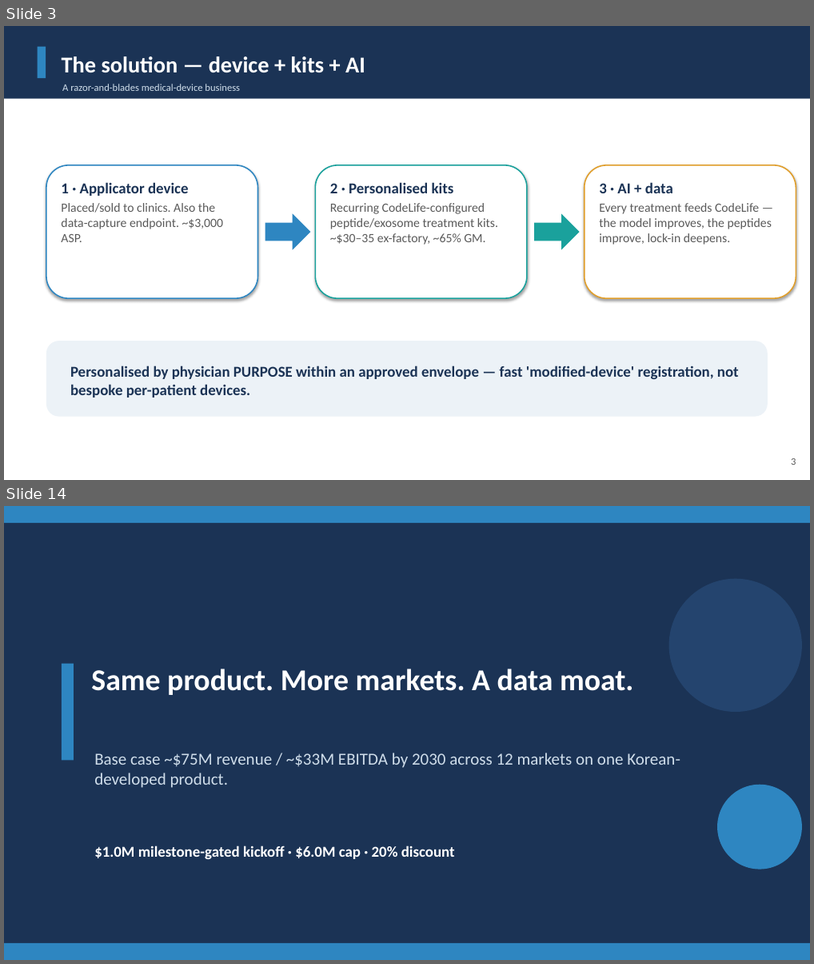
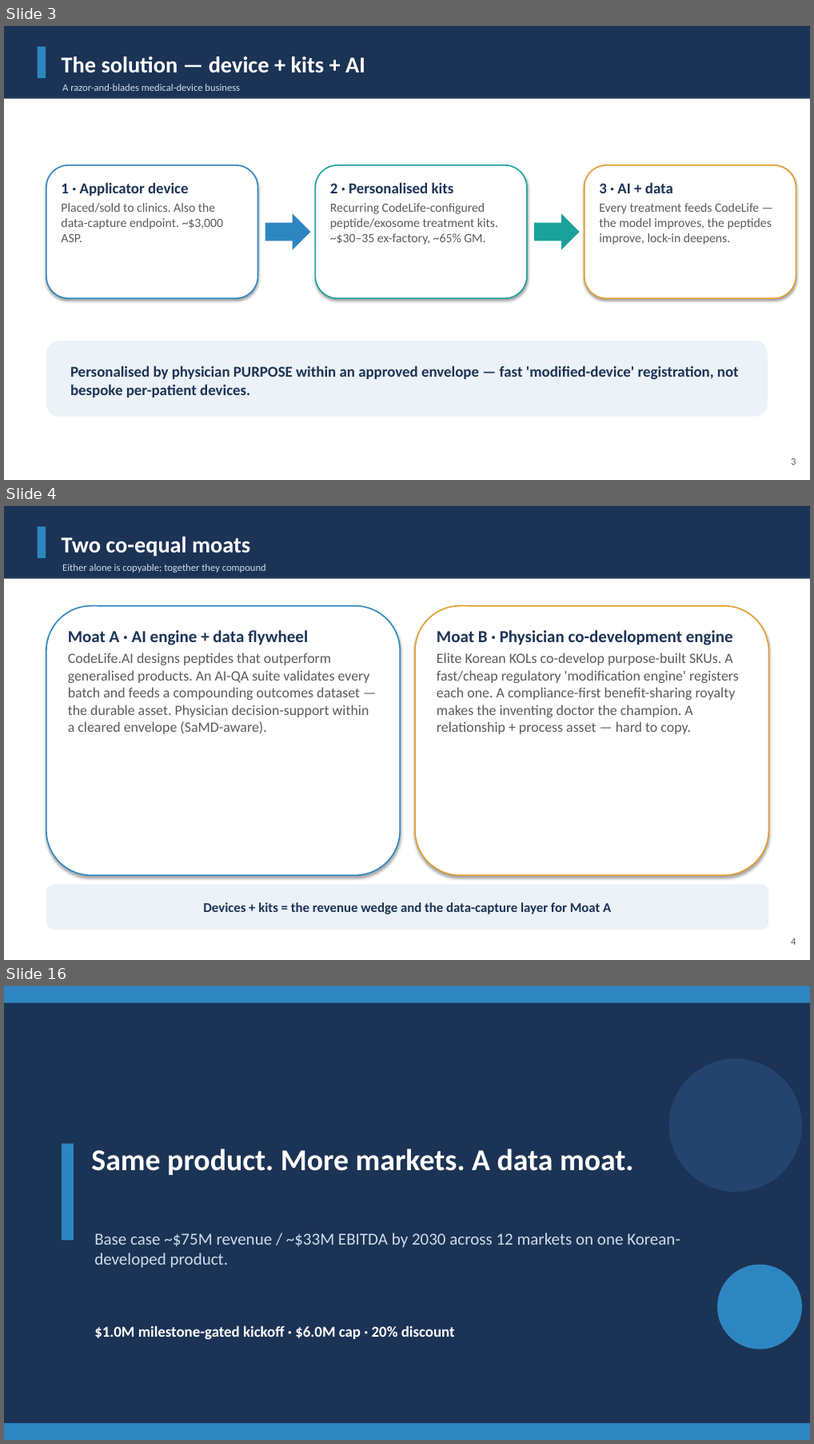
Before and after one commit to leicatam/gamification, a slide deck: synexo/Synapep_Investor_Deck.pptx. Shown one above the other, each under a label of ours: slides 3 and 14 before the commit, slides 3, 4 and 16 after it; the slides between them are not shown. The pictures are 814x964 and 814x1444 pixels, drawn with LibreOffice and Linux fonts; fonts in the diff are those of the drawing. Boxes give left, top, right and bottom in pixels: in the first picture for what was removed or moved away, otherwise in the second. Text is boxed around its words. In the diff, an @@ line names an element or a change of style, - is before the commit and + after.

```diff
--- a/synexo/Synapep_Investor_Deck.pptx
+++ b/synexo/Synapep_Investor_Deck.pptx
@@ slide 4 added at (x1=4, y1=506, x2=810, y2=960), background #FFFFFF @@
@@ rectangle added at (x1=4, y1=506, x2=810, y2=579), fill #1B3355 @@
@@ rectangle added at (x1=38, y1=527, x2=46, y2=558), fill #2E86C1 @@
@@ text added at (x1=62, y1=536, x2=250, y2=556), 27 pt, text #FFFFFF, bold @@
+Two co-equal moats
@@ text added at (x1=62, y1=564, x2=266, y2=572), 12 pt, text #CFDDEA @@
+Either alone is copyable; together they compound
@@ rounded rectangle added at (x1=46, y1=606, x2=400, y2=875), fill #FFFFFF, outline #2E86C1 1.5 pt, 17 pt, text #5A5A5A @@
+Moat A · AI engine + data flywheel
+CodeLife.AI designs peptides that outperform generalised products. An AI-QA suite validates every batch and feeds a compounding outcomes dataset — the durable asset. Physician decision-support within a cleared envelope (SaMD-aware).
@@ rounded rectangle added at (x1=415, y1=606, x2=770, y2=875), fill #FFFFFF, outline #E09E2B 1.5 pt, 17 pt, text #5A5A5A @@
+Moat B · Physician co-development engine
+Elite Korean KOLs co-develop purpose-built SKUs. A fast/cheap regulatory 'modification engine' registers each one. A compliance-first benefit-sharing royalty makes the inventing doctor the champion. A relationship + process asset — hard to copy.
@@ rounded rectangle added at (x1=46, y1=884, x2=770, y2=929), fill #ECF2F7, 16 pt, text #1B3355, bold @@
+Devices + kits = the revenue wedge and the data-capture layer for Moat A
@@ text added at (x1=791, y1=938, x2=796, y2=944), 12 pt, text #5A5A5A @@
+4
@@ what was slide 14 is now slide 16 @@
```
Also in this commit, not shown: 10 slides changed, 1 other slide added, 21 other files.
